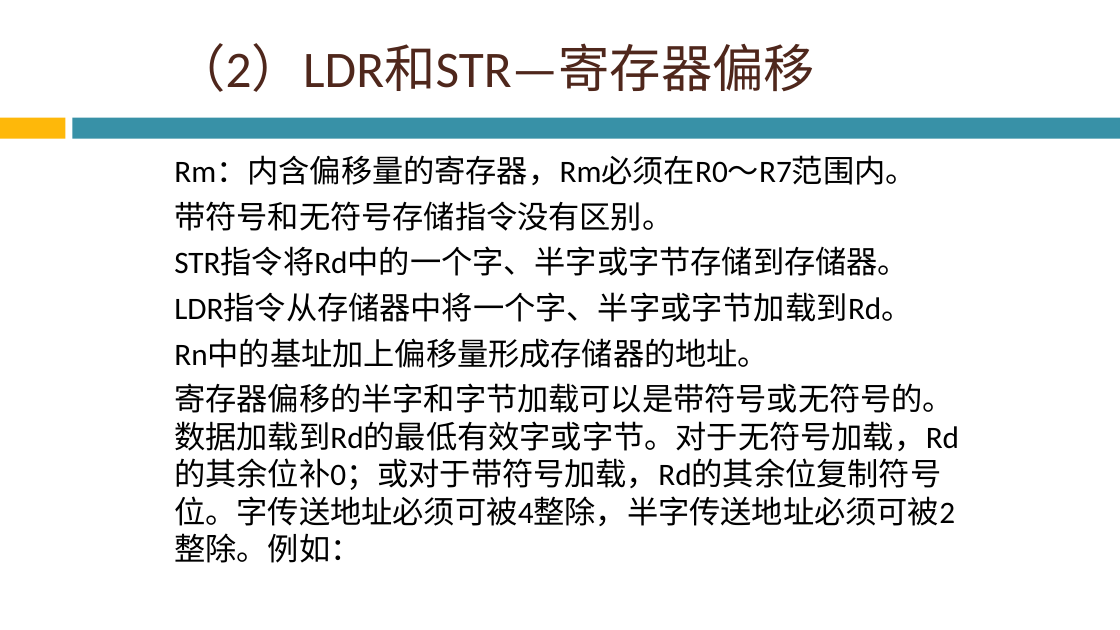
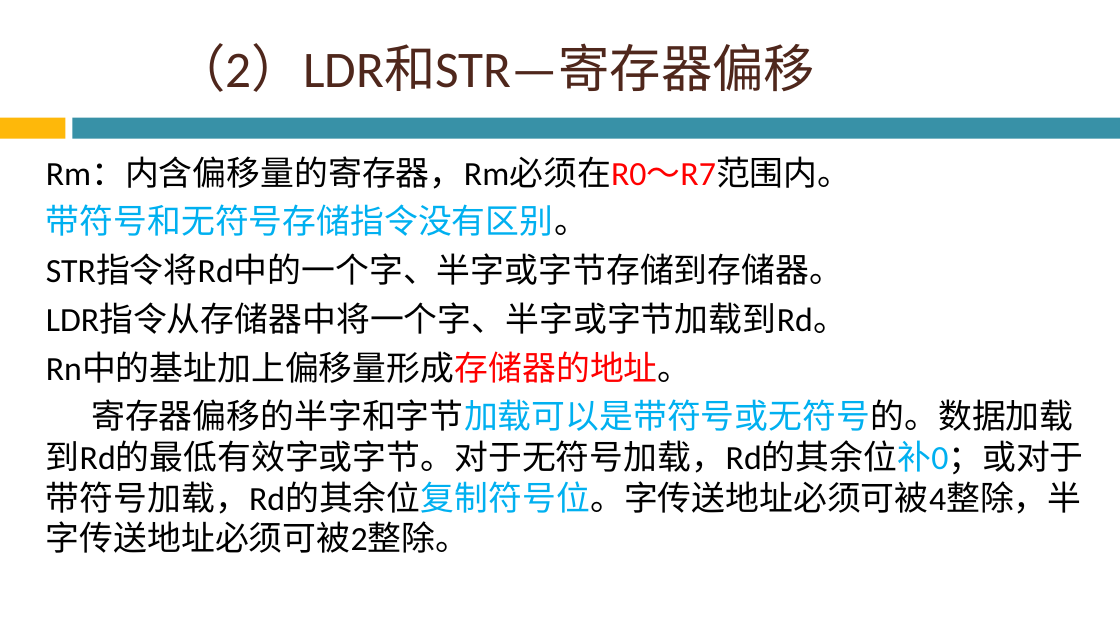
Before and after one commit to Chencao0928/ARM, a slide deck: slide 72 of 第3章 ARM指令系统/第3章 ARM指令系统.pptx (slide 70 before the commit). Drawn at 1120x630 pixels with LibreOffice and Linux fonts; fonts in the diff are those of the drawing; background and template pictures are left out. Boxes give left, top, right and bottom in pixels: in the first picture for what was removed or moved away, otherwise in the second. Text is boxed around its words. In the diff, an @@ line names an element or a change of style, - is before the commit and + after.

```diff
--- a/第3章 ARM指令系统/第3章 ARM指令系统.pptx
+++ b/第3章 ARM指令系统/第3章 ARM指令系统.pptx
@@ text "Rm：内含偏移量的寄存器，Rm必须在R0～R7范围内。": place and size @@
-text "Rm：内含偏移量的寄存器，Rm必须在R0～R7范围内。" at box(174, 156, 959, 563)
+text "Rm：内含偏移量的寄存器，Rm必须在R0～R7范围内。" at box(46, 157, 1084, 553)
@@ text at box(46, 157, 852, 383): size 26.8 to 29 pt in "Rm：内含偏移量的寄存器，Rm必须在R0～R7范围内。", "带符号和无符号存储指令没有区别。", "STR指令将Rd中的一个字、半字或字节存储到存储器。", "LDR指令从存储器中将一个字、半字或字节加载到Rd。" and 1 more places; text colour #000000 to #FF0000 in "Rm：内含偏移量的寄存器，Rm必须在R0～R7范围内。", "Rn中的基址加上偏移量形成存储器的地址。"; text colour #000000 to #00B0F0 in "带符号和无符号存储指令没有区别。" @@
@@ text at box(46, 399, 1084, 553): text changed; size 26.8 to 29 pt @@
-寄存器偏移的半字和字节加载可以是带符号或无符号的。数据加载到Rd的最低有效字或字节。对于无符号加载，Rd的其余位补0；或对于带符号加载，Rd的其余位复制符号位。字传送地址必须可被4整除，半字传送地址必须可被2整除。例如：
+寄存器偏移的半字和字节加载可以是带符号或无符号的。数据加载到Rd的最低有效字或字节。对于无符号加载，Rd的其余位补0；或对于带符号加载，Rd的其余位复制符号位。字传送地址必须可被4整除，半字传送地址必须可被2整除。
```
Also in this commit, not shown: 62 other slides changed, 3 slides added.
